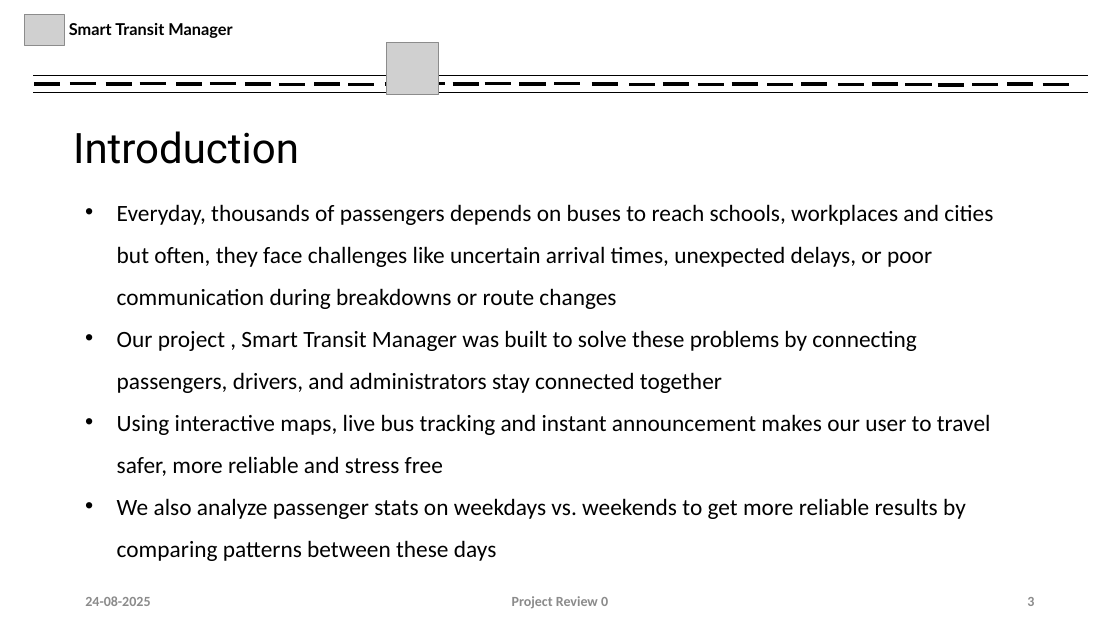
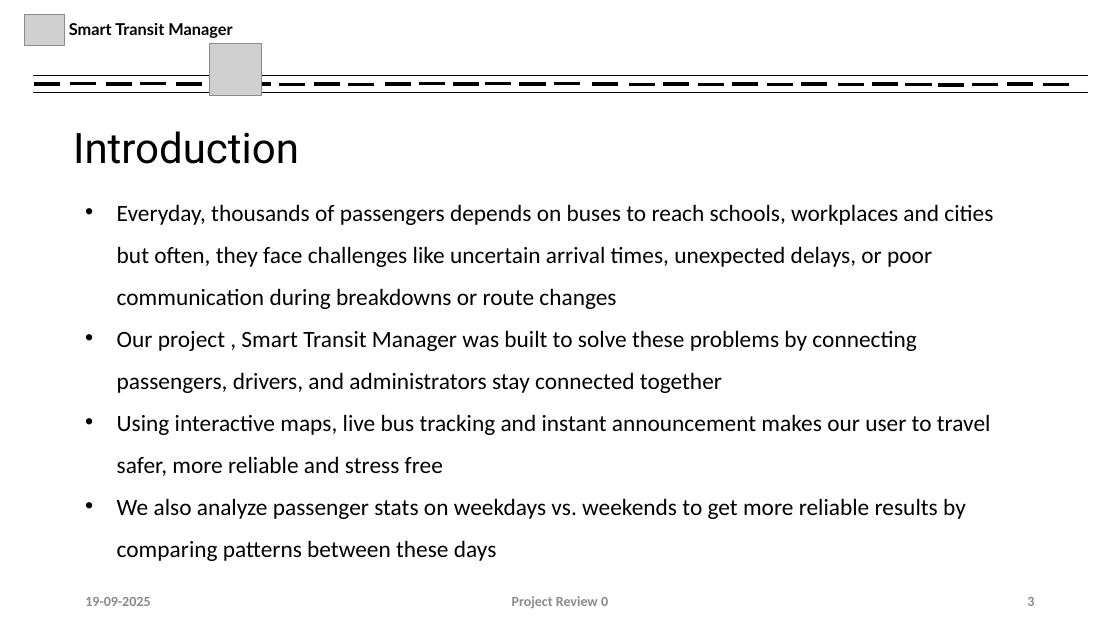
Before and after one commit to sivabalaji-tn/Smart-Transit-Manager, a slide deck: slide 3 of Stuffs/Project Review 0.pptx. Drawn at 1120x630 pixels with LibreOffice and Linux fonts; fonts in the diff are those of the drawing; grey boxes stand for pictures. Boxes give left, top, right and bottom in pixels: in the first picture for what was removed or moved away, otherwise in the second. Text is boxed around its words. In the diff, an @@ line names an element or a change of style, - is before the commit and + after.

```diff
--- a/Stuffs/Project Review 0.pptx
+++ b/Stuffs/Project Review 0.pptx
@@ picture added at [209, 43, 261, 95] @@
@@ picture removed at [386, 42, 439, 94] @@
@@ text at [85, 597, 150, 606]: text changed @@
-24-08-2025
+19-09-2025
```
Also in this commit, not shown: 6 other slides changed, 4 slides added, 17 other files.
